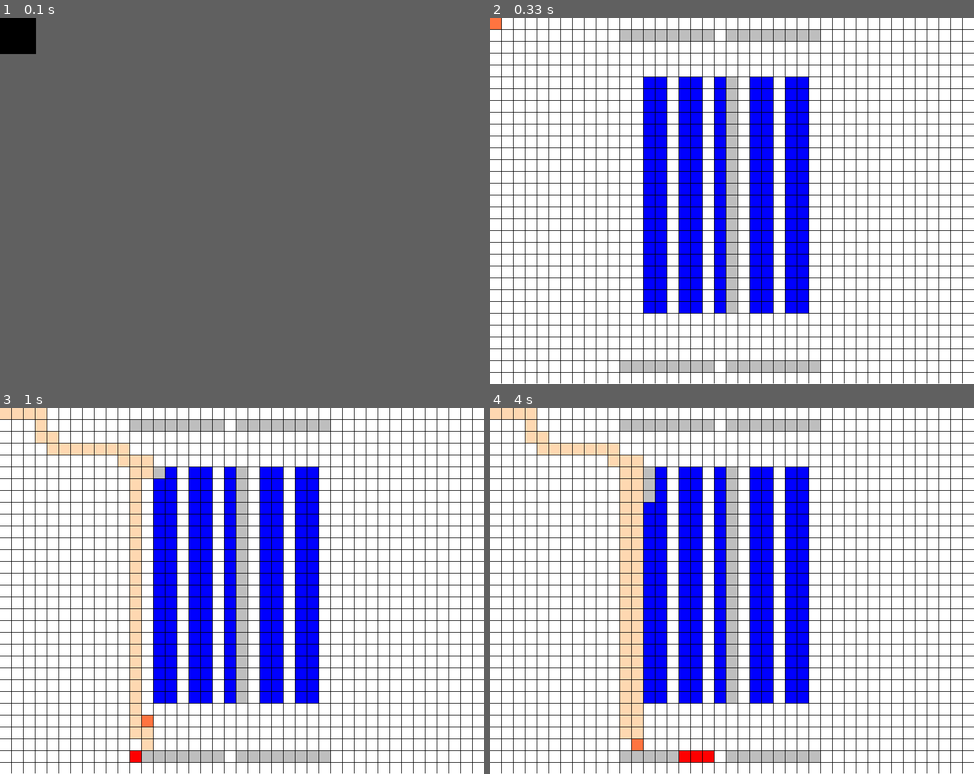
Above: before the commit, frames 1-4 (two rows, left to right).
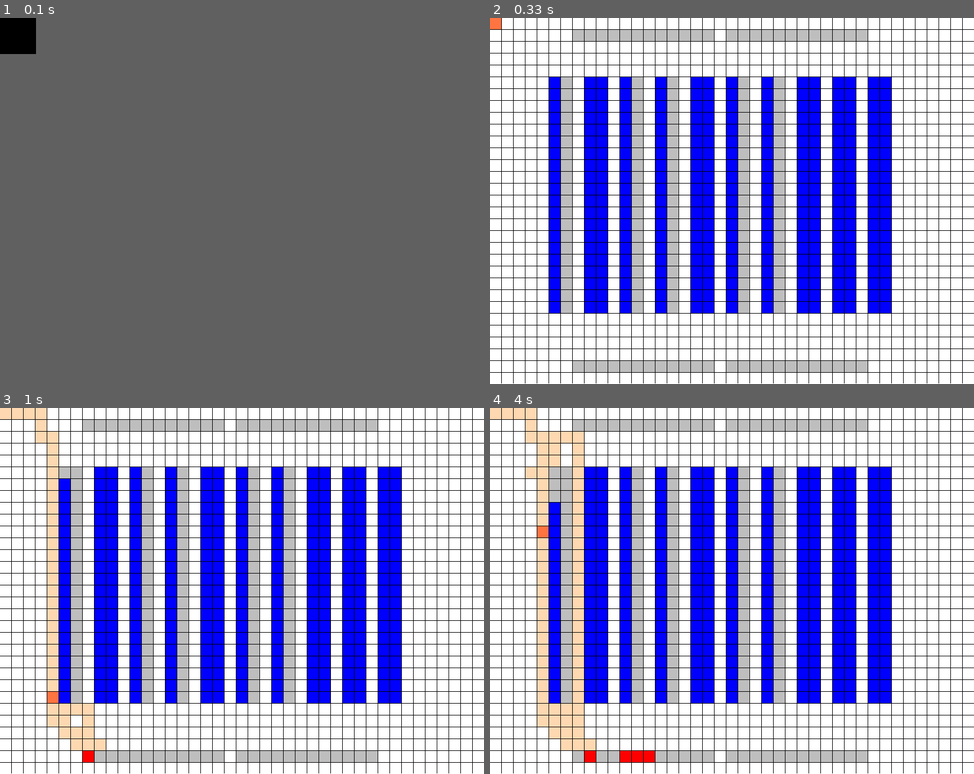
Above: after the commit, the same moments.

Repository: ironmann250/warehouse-simulator
Game: pygame game, started from interface.py
Same seed, same stepped clock (60 frames per second), same inputs: the game is played once before the commit and once after it.
Inputs:
- Up to frame 1 (0.1 s): no input
- Up to frame 2 (0.33 s): no input
- Up to frame 3 (1 s): tap A at 0.33 s; hold Right from 0.67 s (still down)
- Up to frame 4 (4 s): release Right at 1.13 s; hold Up 1.17-1.47 s; hold Right 1.9-2.53 s; hold Down 2.57-2.93 s; hold S 2.57-2.93 s; hold Left 2.97-3.43 s; hold A 2.97-3.43 s; hold Right 3.47-3.93 s; hold Up from 3.97 s (still down)

Frame 1 is identical in both runs. In frame 2, 31% of the frame differs, in the area x 12-83%, y 3-97%; in frame 3, 35%; in frame 4, 37%, in the area x 7-83%, y 3-97%.

Commit message:
improved the decision making algorithm

Diff:
--- a/config.py
+++ b/config.py
@@ -1,4 +1,4 @@
-import random,pprint
+import random
 
 SCREEN_WIDTH=860
 SCREEN_HEIGHT=650
@@ -12,19 +12,19 @@
 CRANE_COLOR=(255,116,64) ##ff7440, redorange
 
 INPUT=2
-INPUT_CONTAINERS=8
-INPUT_SPEED=5000 #milliseconds
+INPUT_CONTAINERS=12
+INPUT_SPEED=2000 #milliseconds
 INPUTS_COLOR=(0,255,0)
 
 
 OUTPUTS=2
-OUTPUT_CONTAINERS=8
+OUTPUT_CONTAINERS=12
 OUTPUT_SPEED=500 #milliseconds
 OUTPUTS_COLOR=(255,0,0)
 
-CRATES_WIDTH=2
+CRATES_WIDTH=2#between 1-2 since the crane can't move through a crate
 CRATES_LENGTH=20
-CRATES_GROUPS=5
+CRATES_GROUPS=10
 CRATES=[[[0]*CRATES_WIDTH]*CRATES_LENGTH
  for i in range(CRATES_GROUPS)] #init crates GROUP[LENGTH[WIDTH]]
 CRATES_COLOR=(0,0,255)
@@ -33,44 +33,6 @@
 
 TYPES=[0,1,2,3] #0 nothing, 1 crate, 2 input, 3 output, 4 is robot
 INSTRUCTIONS=[]
-'''[[[0,0],[17,25],'up'],  #[[FROM], [TO]] ID is what grid to what grid
-             [[17,25],[16,25],'up'],
-             [[16,25],[0,0],'up'],
-             [[0,0],[17,25],'up'],  #[[FROM], [TO]] ID is what grid to what grid
-             [[17,25],[16,25],'up'],
-             [[16,25],[0,0],'up'],
-             [[0,0],[17,25],'up'],  #[[FROM], [TO]] ID is what grid to what grid
-             [[17,25],[16,25],'up'],
-             [[16,25],[0,0],'up'],
-             [[0,0],[17,25],'up'],  #[[FROM], [TO]] ID is what grid to what grid
-             [[17,25],[16,25],'up'],
-             [[16,25],[0,0],'up'],
-             [[0,0],[17,25],'up'],  #[[FROM], [TO]] ID is what grid to what grid
-             [[17,25],[16,25],'up'],
-             [[16,25],[0,0],'up'],
-             [[0,0],[17,25],'up'],  #[[FROM], [TO]] ID is what grid to what grid
-             [[17,25],[16,25],'up'],
-             [[16,25],[0,0],'up'],
-             [[0,0],[17,25],'up'],  #[[FROM], [TO]] ID is what grid to what grid
-             [[17,25],[16,25],'up'],
-             [[16,25],[0,0],'up'],
-             [[0,0],[17,25],'up'],  #[[FROM], [TO]] ID is what grid to what grid
-             [[17,25],[16,25],'up'],
-             [[16,25],[0,0],'up'],
-             [[0,0],[17,25],'up'],  #[[FROM], [TO]] ID is what grid to what grid
-             [[17,25],[16,25],'up'],
-             [[16,25],[0,0],'up'],
-             [[0,0],[17,25],'up'],  #[[FROM], [TO]] ID is what grid to what grid
-             [[17,25],[16,25],'up'],
-             [[16,25],[0,0],'up'],
-             [[0,0],[17,25],'up'],  #[[FROM], [TO]] ID is what grid to what grid
-             [[17,25],[16,25],'up'],
-             [[16,25],[0,0],'up'],
-             [[0,0],[17,25],'up'],  #[[FROM], [TO]] ID is what grid to what grid
-             [[17,25],[16,25],'up'],
-             [[16,25],[0,0],'up']
-             ]'''
-
 MIN_MAX_ORDERS=[1,5]
 
 def randomly_populate_crates():
@@ -78,7 +40,7 @@
         for length in range(CRATES_LENGTH):
             for width in range(CRATES_WIDTH):
                 #choose randomly with bias of n% for a crate to not be empty
-                CRATES[group][length][width]=random.choices([1,0], weights=(80,20),k=1)[0]
+                CRATES[group][length][width]=random.choices([1,0], weights=(50,50),k=1)[0]
 
 
 randomly_populate_crates()
--- a/grid_container.py
+++ b/grid_container.py
@@ -118,11 +118,11 @@
         mz.goal_test, mz.successors,distance)
 
         if solution is None:
-            #print ("calculation invalid")
+            print ("calculation invalid")
             return []
         else:
             path: List[MazeLocation] = node_to_path(solution)
-            #print ("calculation finished in: ",time.time()-c ,"seconds")
+            print ("calculation finished in: ",time.time()-c ,"seconds")
             return path
 
     def path_result(self,action,path):
--- a/interface.py
+++ b/interface.py
@@ -448,7 +448,7 @@
         #instructs=minimax(Grid_stats(self.grid),3,True,self.grid,self.crane)[1].instructions
         #instructs=decision_loop(self.grid,self.crane,1).instructions
         if self.current_flag==AUTOMATIC_FLAG:
-            instructs=make_decision(self.grid,self.crane).instructions
+            instructs=randomized_time_dependent_action(self.grid,self.crane).instructions
         elif self.current_flag==RETRIEVE_FLAG:
             instructs=get_possible_moves(self.grid,self.crane)[1].instructions
             self.current_flag=NORMAL_FLAG
--- a/warehouseManager.py
+++ b/warehouseManager.py
@@ -45,7 +45,7 @@
                     else:
                         self.empty_outputs+=1
 
-    def calculate_score(self,scoring_technique=4):
+    def calculate_score(self,scoring_technique=1):
         """
         we evaluate the score based on the score equations
         output score = (total output - empty outputs) / total output
@@ -186,9 +186,9 @@
 
 
     store_result_stats=Grid_stats(store_sim_result[0],store_sim_result[1])
-    print ("store",store_result_stats.calculate_score())
+    print ("store score:",store_result_stats.calculate_score())
     retrieve_result_stats=Grid_stats(retrieve_sim_result[0],retrieve_sim_result[1])
-    print ("retrieve",retrieve_result_stats.calculate_score())
+    print ("retrieve score:",retrieve_result_stats.calculate_score())
     return [store_result_stats,retrieve_result_stats]
 
 
@@ -276,7 +276,43 @@
         #print (depth)
         return minEval,best_move
 
-
+def randomized_time_dependent_action(grid,crane):
+    grid=deepcopy(grid)
+    crane=deepcopy(crane)
+    grid_param=Grid_stats(grid)
+    if grid_param.full_inputs == 0 and grid_param.full_outputs == 0:
+        output_ratio=0
+        input_ratio=1
+    elif grid_param.full_inputs == 0 and grid_param.full_outputs != 0:
+        output_ratio=0
+        input_ratio=1
+    elif (grid_param.full_crates/grid_param.total_crates>=random.uniform(0.9, 1)):
+        output_ratio=0
+        input_ratio=1
+    elif (grid_param.empty_inputs/grid_param.total_inputs<=random.uniform(0, 0.2))or(grid_param.full_outputs/grid_param.total_outputs>=random.uniform(0.9, 1)):
+        output_ratio=1
+        input_ratio=0
+
+    else :#grid_param.full_inputs != 0 and grid_param.full_outputs == 0:
+        try:
+            output_ratio=grid_param.full_outputs/grid_param.full_inputs#config.INPUT_SPEED/config.OUTPUT_SPEED
+            input_ratio=grid_param.full_inputs/grid_param.full_outputs#config.OUTPUT_SPEED/config.INPUT_SPEED
+        except:
+            output_ratio=0.5
+            input_ratio=0.5
+
+
+    total=output_ratio+input_ratio
+
+    if total!=0:
+        output_perc=(output_ratio/total)*100
+        input_perc=(input_ratio/total)*100
+    else:
+        input_perc=100
+        output_perc=0
+    choice=random.choices([1,0], weights=(input_perc,output_perc),k=1)[0]
+    #print (choice)
+    return get_possible_moves(grid,crane)[choice]
 
 
 def get_orders():
Not shown, changed: .gitignore
